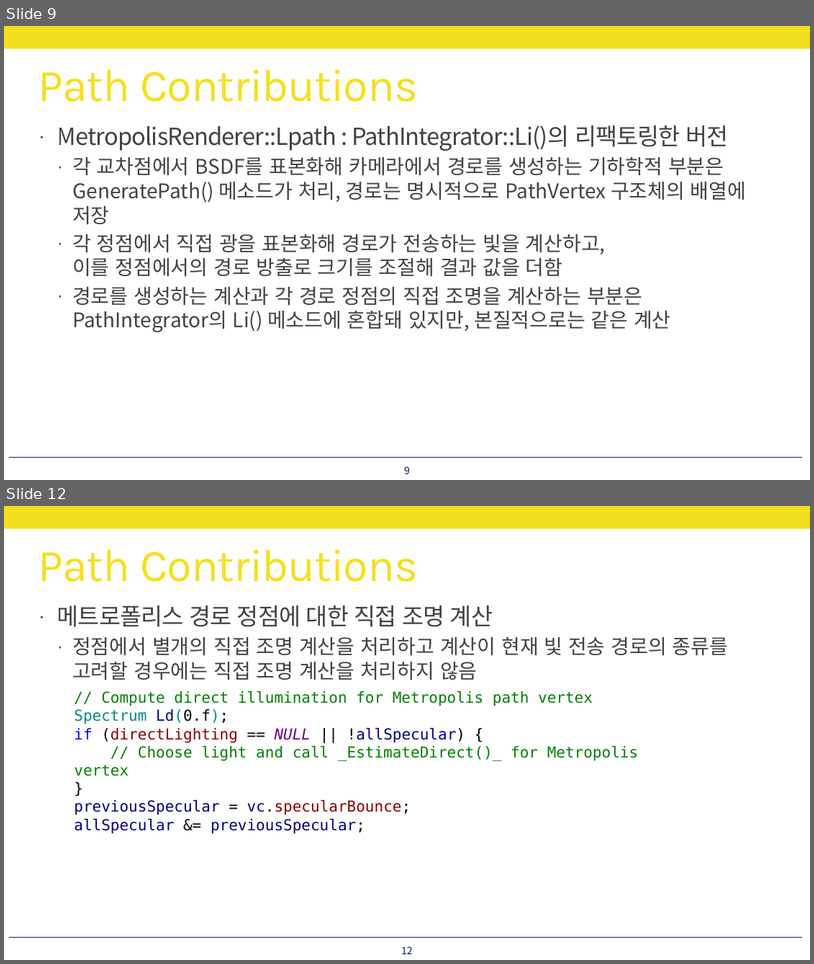
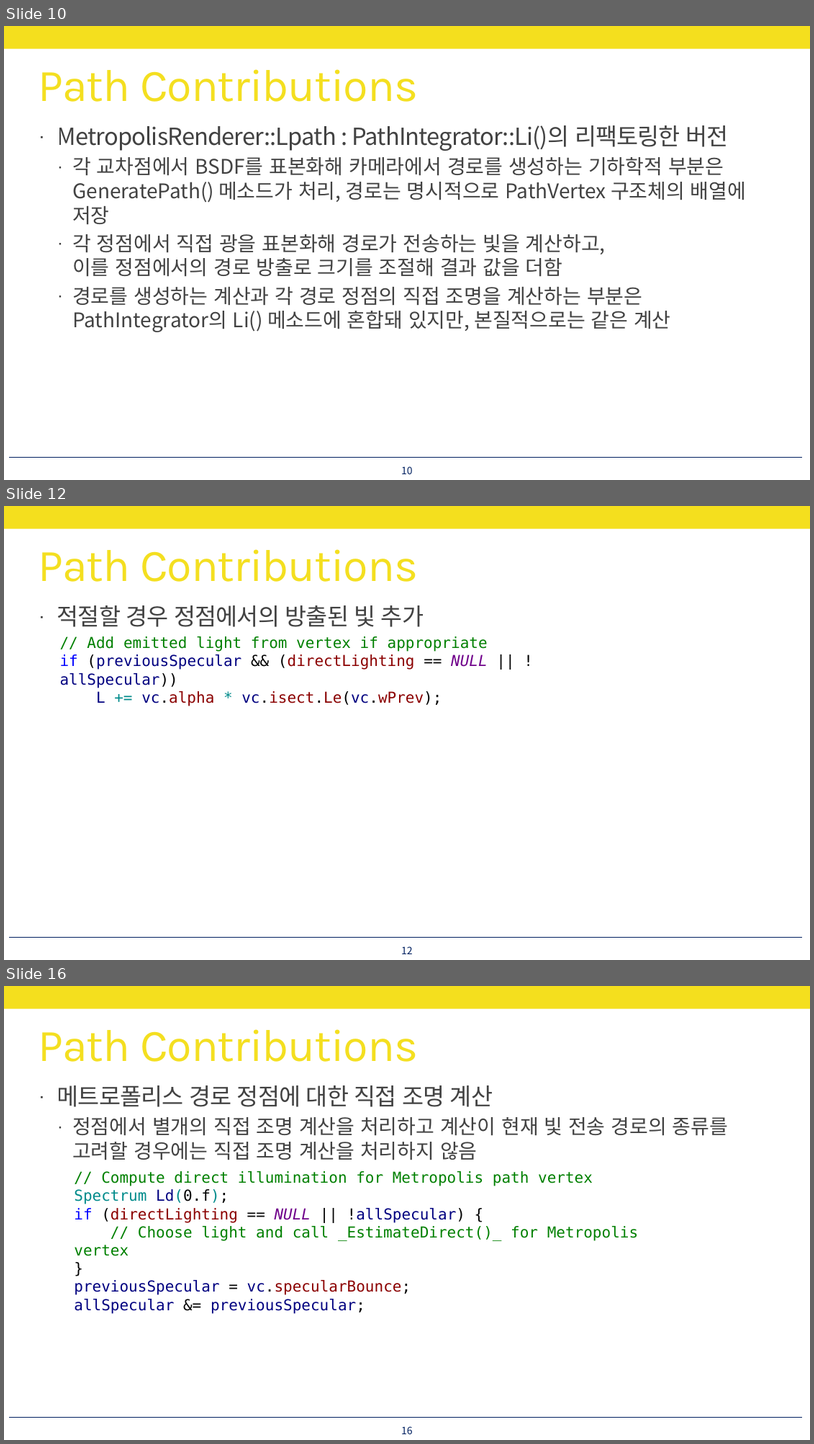
Before and after one commit to utilForever/PBRStudy, a slide deck: Physically Based Rendering - Chapter 15, Part 8.pptx. Shown one above the other, each under a label of ours: slides 9 and 12 before the commit, slides 10, 12 and 16 after it; the slides between them are not shown. The pictures are 814x964 and 814x1444 pixels, drawn with LibreOffice and Linux fonts; fonts in the diff are those of the drawing. Boxes give left, top, right and bottom in pixels: in the first picture for what was removed or moved away, otherwise in the second. Text is boxed around its words. In the diff, an @@ line names an element or a change of style, - is before the commit and + after.

```diff
--- a/Physically Based Rendering - Chapter 15, Part 8.pptx
+++ b/Physically Based Rendering - Chapter 15, Part 8.pptx
@@ slide 12 added at bbox=[4, 506, 810, 960], background #FFFFFF; not listed: 2 template elements that a slide beside it also shows @@
@@ title added at bbox=[39, 549, 418, 582], 54 pt, text #F4DF1E @@
+Path Contributions
@@ text added at bbox=[57, 605, 424, 627], 28 pt, text #404040 @@
+· 적절할 경우 정점에서의 방출된 빛 추가
@@ text added at bbox=[60, 636, 488, 706], 18 pt, text #008000 @@
+// Add emitted light from vertex if appropriate
+if (previousSpecular && (directLighting == NULL || !allSpecular))
+L += vc.alpha * vc.isect.Le(vc.wPrev);
@@ page number added at bbox=[401, 946, 413, 954], 12 pt, text #002060 @@
+12
@@ what was slide 9 is now slide 10 @@
@@ page number at bbox=[401, 466, 413, 474]: text changed @@
-9
+10
@@ what was slide 12 is now slide 16 @@
@@ page number at bbox=[401, 1426, 413, 1434]: text changed @@
-12
+16
```
Also in this commit, not shown: 1 slide changed, 5 other slides added.
